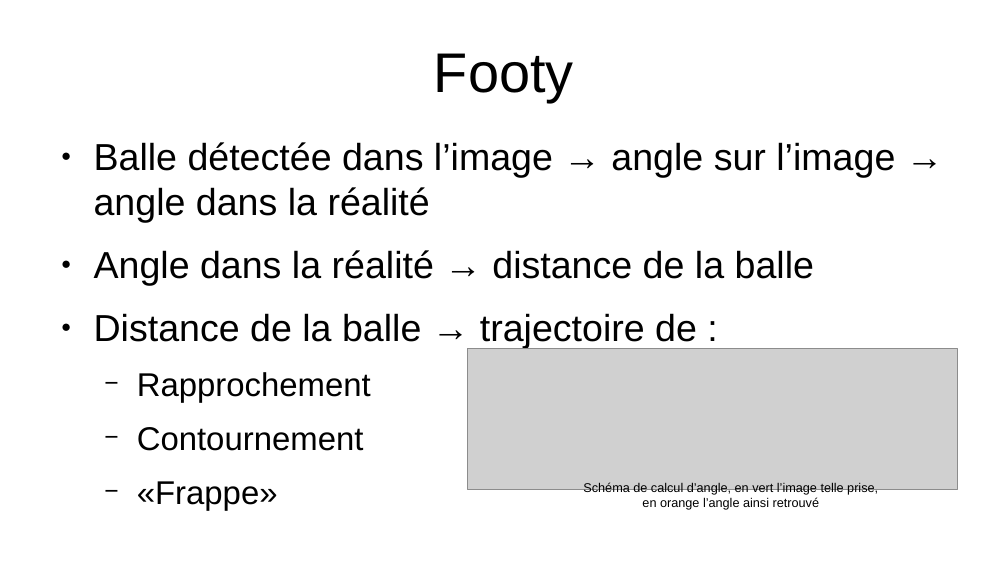
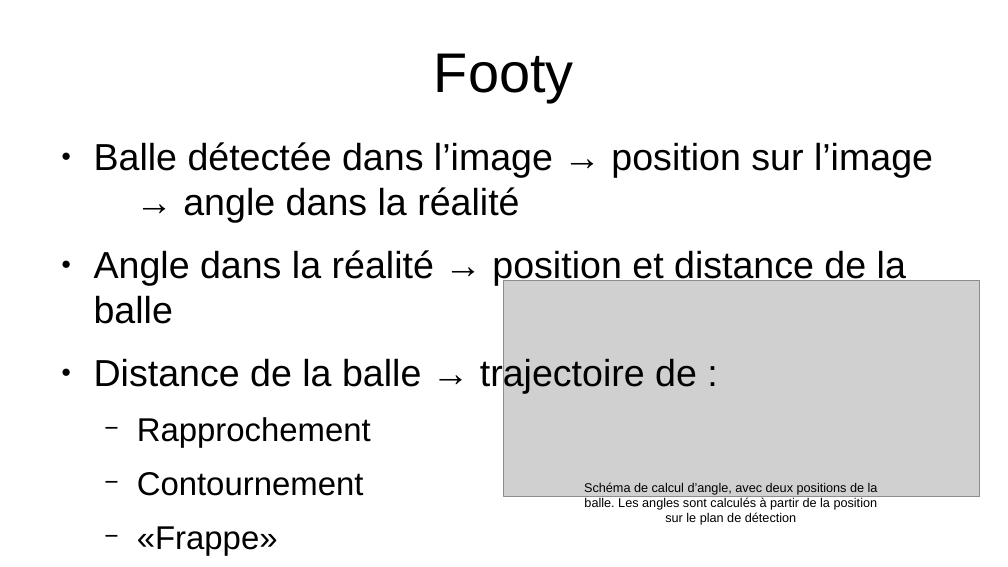
Before and after one commit to infinite-deadlock/e-puck-2-footy, a slide deck: slide 3 of présentation footy/presentation.odp. Drawn at 1008x567 pixels with LibreOffice and Linux fonts; fonts in the diff are those of the drawing; grey boxes stand for pictures. Boxes give left, top, right and bottom in pixels: in the first picture for what was removed or moved away, otherwise in the second. Text is boxed around its words. In the diff, an @@ line names an element or a change of style, - is before the commit and + after.

Commit message:
Mise à jour schéma présentation

```diff
--- a/présentation footy/presentation.odp
+++ b/présentation footy/presentation.odp
@@ text at bbox=[94, 142, 933, 324]: text changed @@
-● Balle détectée dans l’image → angle sur l’image → angle dans la réalité
-● Angle dans la réalité → distance de la balle
+● Balle détectée dans l’image → position sur l’image → angle dans la réalité
+● Angle dans la réalité → position et distance de la balle
@@ picture: place and size @@
-picture at bbox=[468, 349, 958, 489]
+picture at bbox=[504, 281, 980, 497]
@@ text at bbox=[584, 482, 878, 525]: text changed @@
-Schéma de calcul d’angle, en vert l’image telle prise, en orange l’angle ainsi retrouvé
+Schéma de calcul d’angle, avec deux positions de la balle. Les angles sont calculés à partir de la position sur le plan de détection
```
Also in this commit, not shown: 1 other slide changed, 2 other files.
